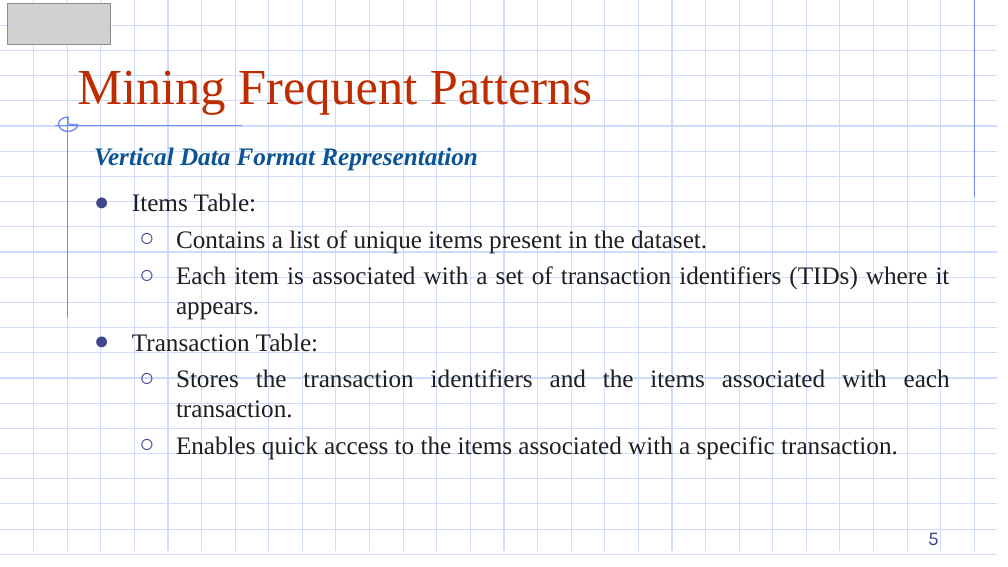
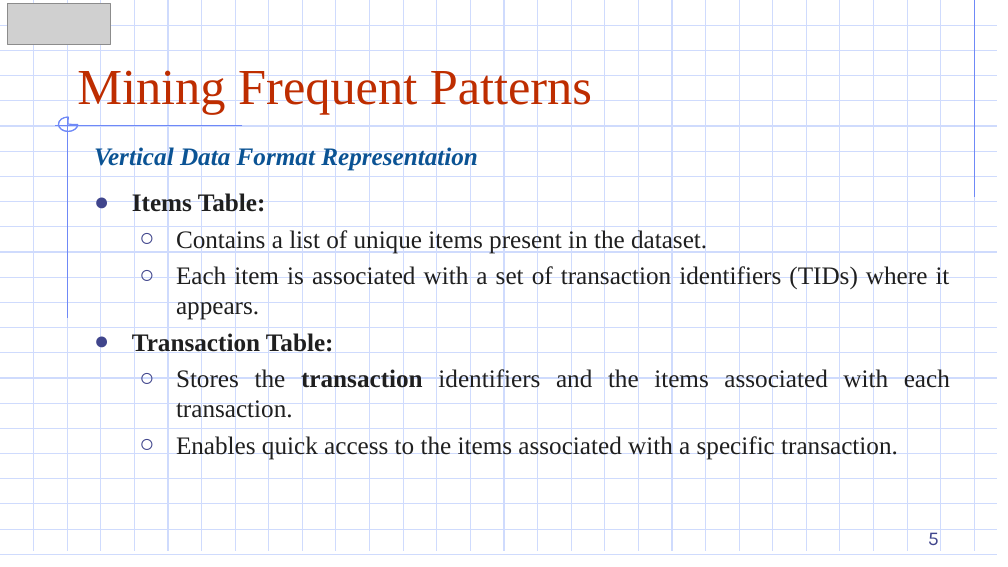
Before and after one commit to DazielNguyen/DBM302m, a slide deck: slide 5 of slides/Chapter 03/3.4 Mining Frequent Patterns by Exploring Vertical Data Format.pptx. Drawn at 1008x567 pixels with LibreOffice and Linux fonts; fonts in the diff are those of the drawing; grey boxes stand for pictures. Boxes give left, top, right and bottom in pixels: in the first picture for what was removed or moved away, otherwise in the second. Text is boxed around its words. In the diff, an @@ line names an element or a change of style, - is before the commit and + after.

```diff
--- a/slides/Chapter 03/3.4 Mining Frequent Patterns by Exploring Vertical Data Format.pptx
+++ b/slides/Chapter 03/3.4 Mining Frequent Patterns by Exploring Vertical Data Format.pptx
@@ text at [132, 191, 950, 423]: bold on in "Items Table:", "Transaction Table:", "transaction" @@
```
Also in this commit, not shown: 2 other slides changed, 38 other files.
